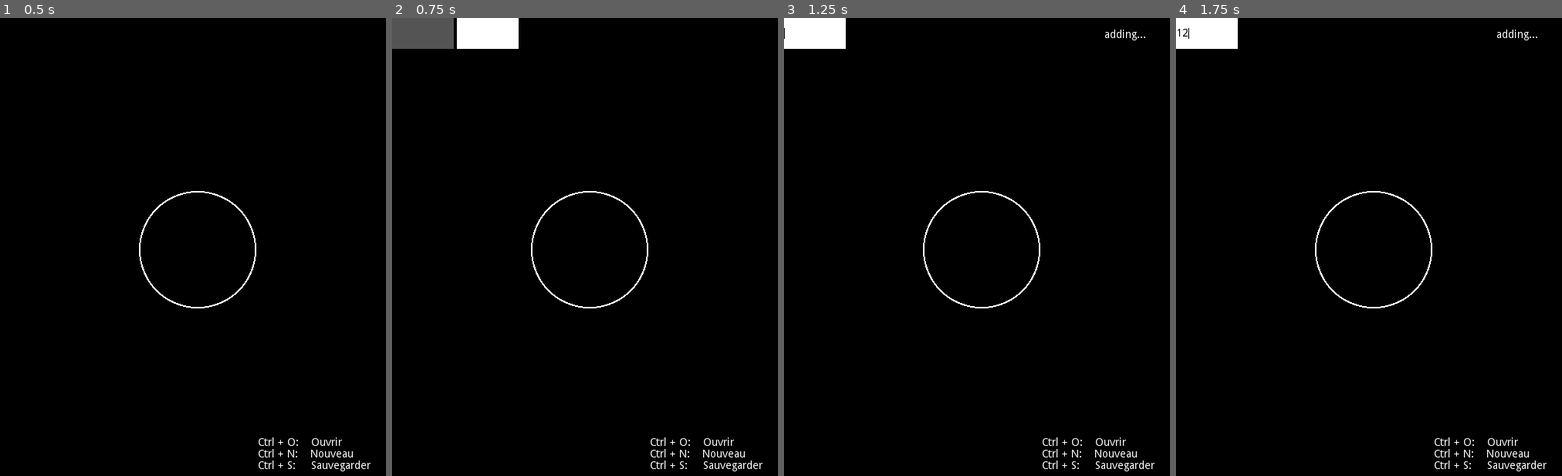
Above: before the commit, frames 1-4 (left to right).
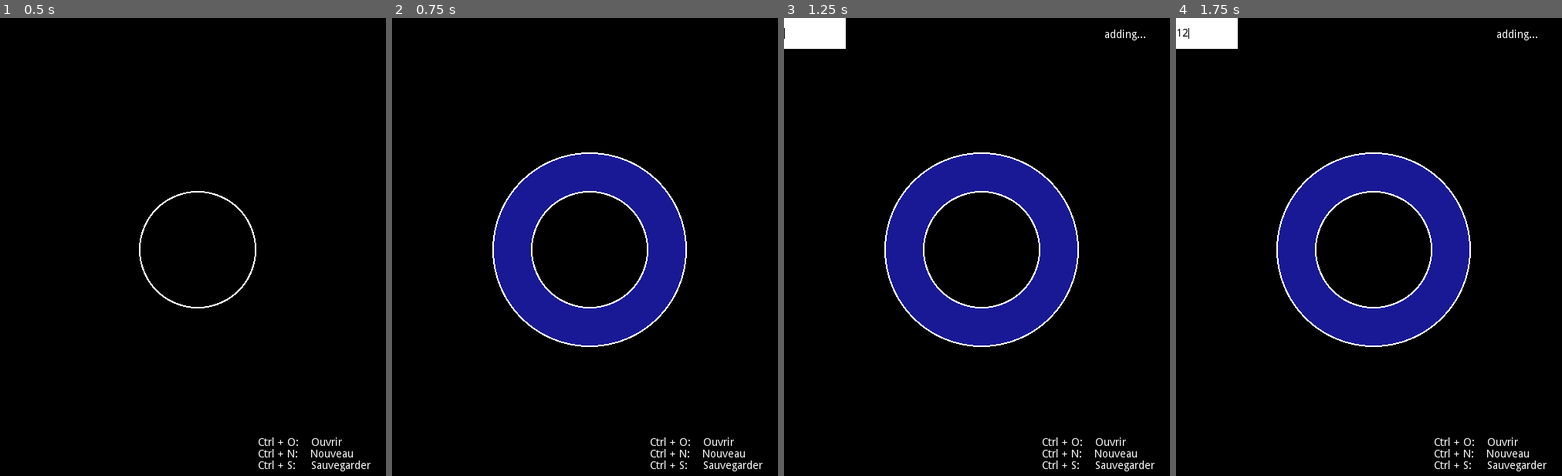
Above: after the commit, the same moments.

Repository: StrayEddy/GoMental
Game: Godot game, scene res://Main.tscn
Same seed, same stepped clock (60 frames per second), same inputs: the game is played once before the commit and once after it.
Inputs (mouse positions are in pixels of both pictures, inside the frame that each line leads up to):
- Up to frame 1 (0.5 s): no input
- Up to frame 2 (0.75 s): tap Enter (ui_accept) at 0.5 s; move the mouse to (669, 228) at 0.52 s; hold Right (ui_right) from 0.53 s (still down); hold Tab from 0.53 s (still down); click (669, 228) at 0.67 s
- Up to frame 3 (1.25 s): keep holding Right (ui_right); keep holding Tab; tap Enter (ui_accept) at 0.77, 0.8, 1.07 s
- Up to frame 4 (1.75 s): release Right (ui_right) at 1.25 s; release Tab at 1.25 s; click (1206, 31) at 1.27 s; type "12" at 1.35 s

Frame 1 is identical in both runs. In frame 2, 13% of the frame differs, in the area x 0-77%, y 0-72%; in frame 3, 11%; in frame 4, 11%.

Commit message:
Add relabeling + fix gui responsiveness to keys + start working on term suggestions

Diff:
--- a/Button.gd
+++ b/Button.gd
@@ -11,3 +11,18 @@
 
 func _on_focus_exited(event):
 	theme.set_color("font_color", "Button", Color(1,1,1))
+
+func _on_Button_gui_input(event):
+	get_tree().set_input_as_handled()
+	if not Input.is_key_pressed(KEY_ENTER):
+		return
+	get_parent().get_node("LineEdit").clear()
+	get_parent().hide()
+	if Global.diagram.is_saving:
+		Global.diagram.save(text)
+	elif Global.diagram.is_opening:
+		Global.diagram.open(text)
+	elif Global.diagram.is_relabeling:
+		Global.diagram.relabel(text)
+	else:
+		Global.diagram.add_node(text)
--- a/Diagram.gd
+++ b/Diagram.gd
@@ -68,15 +68,16 @@
 
 func accept():
 	is_typing = false
-	$CanvasLayer/SearchBar/LineEdit.clear()
-	# Lose focus
-	$CanvasLayer/SearchBar/LineEdit.hide()
-	$CanvasLayer/SearchBar/LineEdit.show()
+	$CanvasLayer/SearchBar.clear()
+	$CanvasLayer/SearchBar.hide()
 
 func start_typing():
 	is_typing = true
 	$CanvasLayer/SearchBar.show()
 	put_focus_on_line_edit()
+
+func stop_typing():
+	accept()
 
 func reset():
 	print("resetting...")
--- a/Files.gd
+++ b/Files.gd
@@ -14,7 +14,6 @@
 	Global.sunburst.root.set_label(name)
 	Global.sunburst.tree = parse_json(content)
 	Global.sunburst.reset()
-#	SearchEngine.terms = []
 
 	current_name = name
 	file.close()
@@ -24,7 +23,6 @@
 	file.open(path + name, File.WRITE)
 
 	var content = to_json(Global.sunburst.tree)
-#	var content = to_json(SearchEngine.terms)
 
 	file.store_string(content)
 	file.close()
@@ -34,3 +32,29 @@
 	regex.compile("^(.*)\/\/(.*)(\/..*)$")
 	var results = regex.search_all(path)
 	return results[1].get_string()
+
+func get_file_names():
+	var filenames = []
+	var dir = Directory.new()
+	if dir.open(path) == OK:
+		dir.list_dir_begin()
+		var file_name = dir.get_next()
+		while file_name != "":
+			if not "." in file_name:
+				filenames.append(file_name)
+			file_name = dir.get_next()
+	return filenames
+
+func open_terms():
+	var file = File.new()
+	file.open(path + "terms", File.READ)
+	var content = file.get_as_text()
+	SearchEngine.terms = parse_json(content)
+	file.close()
+
+func save_terms():
+	var file = File.new()
+	file.open(path + "terms", File.WRITE)
+	var content = to_json(SearchEngine.terms)
+	file.store_string(content)
+	file.close()
--- a/Main.gd
+++ b/Main.gd
@@ -39,7 +39,8 @@
 			$Diagram.start_typing()
 		else:
 			$Diagram.accept()
-
-func _unhandled_input(event):
-	if Input.is_key_pressed(KEY_ESCAPE):
-		get_tree().quit()
+	if Input.is_action_just_pressed("ui_cancel"):
+		if $Diagram.is_typing:
+			$Diagram.stop_typing()
+		else:
+			get_tree().quit()
--- a/Node.gd
+++ b/Node.gd
@@ -13,6 +13,7 @@
 var level = 1
 var start_angle = 0
 var end_angle = 2*PI
+#var color_normal = Color( 0, 0, 0.33, 1 )
 var color_normal = Color.darkblue
 var color_selected = Color.black
 
--- a/SearchBar.gd
+++ b/SearchBar.gd
@@ -2,10 +2,6 @@
 
 func _ready():
 	pass
-
-func autocomplete():
-	$LineEdit.text = $Button.text
-	$LineEdit.caret_position = $LineEdit.text.length()+1
 
 func _on_LineEdit_gui_input(event):
 	get_tree().set_input_as_handled()
@@ -17,11 +13,22 @@
 	elif Input.is_key_pressed(KEY_ESCAPE):
 		hide()
 	else:
-		var suggestions = SearchEngine.search_terms_containing_label($LineEdit.text)
+		var suggestions = []
+		if Global.diagram.is_saving or Global.diagram.is_opening:
+			suggestions = SearchEngine.search_files_starting_with($LineEdit.text)
+		else:
+			var terms = SearchEngine.search_terms_containing_label($LineEdit.text)
+			for term in terms:
+				suggestions.append(term.label)
+
 		set_suggestions(suggestions)
 
+func autocomplete():
+	$LineEdit.text = $Button.text
+	$LineEdit.caret_position = $LineEdit.text.length()+1
+
 func set_suggestions(suggestions):
-	if suggestions.size() > 0 and suggestions[0].label == "":
+	if suggestions.size() > 0 and suggestions[0] == "":
 		suggestions = suggestions.slice(1, suggestions.size()-1)
 
 	$Button.text = ""
@@ -31,12 +38,20 @@
 	$Button5.text = ""
 
 	if suggestions.size() > 4:
-		$Button5.text = suggestions[4].label
+		$Button5.text = suggestions[4]
 	if suggestions.size() > 3:
-		$Button4.text = suggestions[3].label
+		$Button4.text = suggestions[3]
 	if suggestions.size() > 2:
-		$Button3.text = suggestions[2].label
+		$Button3.text = suggestions[2]
 	if suggestions.size() > 1:
-		$Button2.text = suggestions[1].label
+		$Button2.text = suggestions[1]
 	if suggestions.size() > 0:
-		$Button.text = suggestions[0].label
+		$Button.text = suggestions[0]
+
+func clear():
+	$LineEdit.clear()
+	$Button.release_focus()
+	$Button2.release_focus()
+	$Button3.release_focus()
+	$Button4.release_focus()
+	$Button5.release_focus()
--- a/SearchBar.tscn
+++ b/SearchBar.tscn
@@ -103,3 +103,8 @@
 [connection signal="focus_exited" from="LineEdit" to="LineEdit" method="_on_LineEdit_focus_exited"]
 [connection signal="gui_input" from="LineEdit" to="." method="_on_LineEdit_gui_input"]
 [connection signal="text_entered" from="LineEdit" to="LineEdit" method="_on_LineEdit_text_entered"]
+[connection signal="gui_input" from="Button" to="Button" method="_on_Button_gui_input"]
+[connection signal="gui_input" from="Button2" to="Button2" method="_on_Button_gui_input"]
+[connection signal="gui_input" from="Button3" to="Button3" method="_on_Button_gui_input"]
+[connection signal="gui_input" from="Button4" to="Button4" method="_on_Button_gui_input"]
+[connection signal="gui_input" from="Button5" to="Button5" method="_on_Button_gui_input"]
--- a/SearchEngine.gd
+++ b/SearchEngine.gd
@@ -28,16 +28,24 @@
 	}
 ]
 
+func search_files_starting_with(text):
+	var files = []
+	if text != "":
+		for filename in Files.get_file_names():
+			if filename.begins_with(text):
+				files.append(filename)
+	else:
+		files = Files.get_file_names()
+	return files
+
 func search_terms_containing_label(label):
 	if label == "":
 		return terms
 	else:
 		var close_terms = []
-
 		for term in terms:
 			if label in term.label:
 				close_terms.append(term)
-
 		return close_terms
 
 func get_term(label):
@@ -49,12 +57,15 @@
 		return null
 
 func get_suggestions(label):
+	var suggestions = []
 	var term = get_term(label)
 	if term == null:
 		return []
 	else:
 		term.suggestions.sort_custom(SuggestionSorter, "sort_by_count")
-		return term.suggestions
+		for suggestion in term.suggestions:
+			suggestions.append(suggestion.label)
+		return suggestions
 
 func add_term(new_label):
 	var term = get_term(new_label)
--- a/Sunburst.gd
+++ b/Sunburst.gd
@@ -27,6 +27,7 @@
 		build_tree(subnode, child.label, child.children)
 
 func add_node(label, parent_node):
+	print(parent_node.path)
 	var parent_leaf = find_leaf(parent_node.path)
 	var new_leaf = {
 		"label": label,
@@ -53,10 +54,22 @@
 		Global.diagram.selected_node = select_node(parent_node)
 		update_tree(tree)
 
-func relabel_node(node, label):
+func relabel_node(node, new_label):
+	# Change the label
+	var old_label = node.label
 	var leaf = find_leaf(node.path)
-	leaf.label = label
-	node.set_label(label)
+	leaf.label = new_label
+	node.set_label(new_label)
+
+	# Change current path and children paths
+	var new_path = node.path.replace(old_label, new_label)
+	change_path(node.path, new_path)
+
+func change_path(path, new_path, branch = tree):
+	if path in branch.path:
+		branch.path.replace(path, new_path)
+		for leaf in branch.children:
+			change_path(path, new_path, leaf)
 
 func update_tree(tree):
 	self.tree = tree
Not shown, changed: .gitignore
